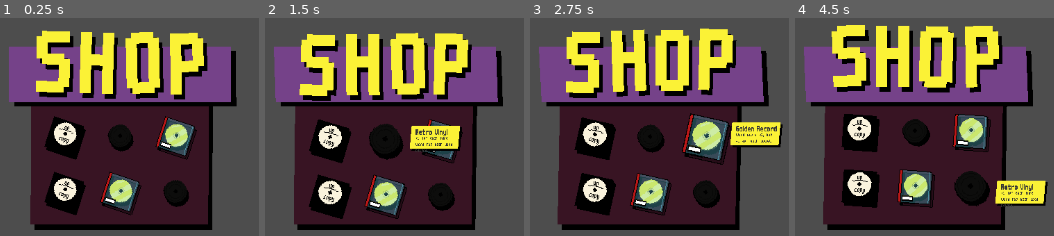
Above: before the commit, frames 1-4 (left to right).
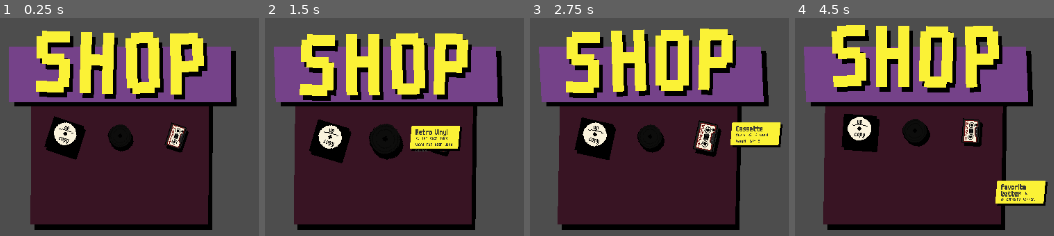
Above: after the commit, the same moments.

Repository: LiranDat/Spitandspell
Game: Godot game, scene res://shop.tscn
Same seed, same stepped clock (60 frames per second), same inputs: the game is played once before the commit and once after it. This scene is started directly instead of the project's main scene.
Inputs (mouse positions are in pixels of both pictures, inside the frame that each line leads up to):
- Up to frame 1 (0.25 s): no input
- Up to frame 2 (1.5 s): move the mouse to (329, 135) at 0.52 s; click (329, 135) at 0.67 s; move the mouse to (384, 135) at 1.27 s; click (384, 135) at 1.42 s
- Up to frame 3 (2.75 s): move the mouse to (706, 135) at 2.02 s; click (706, 135) at 2.17 s
- Up to frame 4 (4.5 s): move the mouse to (859, 190) at 2.77 s; click (859, 190) at 2.92 s; move the mouse to (914, 190) at 3.52 s; click (914, 190) at 3.67 s; move the mouse to (971, 190) at 4.27 s; click (971, 190) at 4.42 s

The runs differ from the first frame. In frame 1, 6.9% of the frame differs, in the area x 16-77%, y 44-91%; in frame 2, 6.0%; in frame 3, 9.0%, in the area x 16-96%, y 43-91%; in frame 4, 8.7%.

Commit message:
Update sprites and add money display

Diff:
--- a/WordTest.tscn
+++ b/WordTest.tscn
@@ -1,7 +1,8 @@
-[gd_scene load_steps=4 format=3 uid="uid://cmc88a1l4judd"]
+[gd_scene load_steps=5 format=3 uid="uid://cmc88a1l4judd"]
 
 [ext_resource type="Script" uid="uid://cakbqqduqtwqp" path="res://word_test.gd" id="1_u4q7v"]
 [ext_resource type="FontFile" uid="uid://d3cgo0kxecwrs" path="res://fonts/m5x7.ttf" id="2_llqth"]
+[ext_resource type="PackedScene" uid="uid://77lr31d7he8j" path="res://money.tscn" id="3_5fqxb"]
 [ext_resource type="PackedScene" uid="uid://u43n1seeoccq" path="res://album.tscn" id="4_5fqxb"]
 
 [node name="WordTest" type="Control"]
@@ -37,6 +38,9 @@
 [node name="Letters" type="Node2D" parent="Panel"]
 position = Vector2(13, 286)
 
+[node name="Money" parent="Panel" instance=ExtResource("3_5fqxb")]
+position = Vector2(264, 197)
+
 [node name="AlbumRoot" parent="." instance=ExtResource("4_5fqxb")]
 position = Vector2(504, 285)
 
--- a/album.gd
+++ b/album.gd
@@ -38,7 +38,7 @@
 	#["id","title","description","price"]
 	$Tooltip/AlbumName.text = albumInfo["title"]
 	$Tooltip/AlbumDescription.text = albumInfo["description"]
-	$Tooltip/Price.text = albumInfo["price"]
+	$Tooltip/Price.text = albumInfo["price"]+ " $"
 
 
 func appear():
@@ -98,7 +98,6 @@
 	tween = create_tween()
 
 func _on_enter_area_mouse_entered() -> void:
-
 	$EnterArea.input_pickable = false
 	$ExitArea.input_pickable = false
 	await get_tree().create_timer(0.1)
--- a/album.tscn
+++ b/album.tscn
@@ -87,8 +87,8 @@
 fit_content = true
 scroll_active = false
 horizontal_alignment = 2
-visible_characters = 1
-visible_ratio = 0.357143
+visible_characters = 6
+visible_ratio = 1.2
 
 [node name="TooltipBox" type="Polygon2D" parent="Tooltip"]
 position = Vector2(-24, -24)
--- /dev/null
+++ b/money.gd
@@ -0,0 +1,16 @@
+extends Node2D
+var time = 0.0
+
+var money : int = 0:
+	set(value):
+		money = value
+		$Bill/Label.text = money
+
+func _process(delta: float) -> void:
+
+	sway(delta)
+
+func sway(delta):
+	$Bill.position.y = sin(time)*6.0
+	time+=delta
+	pass
--- /dev/null
+++ b/money.tscn
@@ -0,0 +1,44 @@
+[gd_scene load_steps=4 format=3 uid="uid://77lr31d7he8j"]
+
+[ext_resource type="Texture2D" uid="uid://borolagvwhugb" path="res://aseprite/bill.png" id="1_rx0qk"]
+[ext_resource type="Script" uid="uid://sl6mplhkatj2" path="res://money.gd" id="1_saf51"]
+[ext_resource type="FontFile" uid="uid://6ybbtdjigu8h" path="res://fonts/m6x11.ttf" id="2_saf51"]
+
+[node name="Money" type="Node2D"]
+script = ExtResource("1_saf51")
+
+[node name="Bill" type="Sprite2D" parent="."]
+texture = ExtResource("1_rx0qk")
+
+[node name="Shadow" type="Sprite2D" parent="Bill"]
+modulate = Color(0, 0, 0, 1)
+show_behind_parent = true
+position = Vector2(4, 4)
+texture = ExtResource("1_rx0qk")
+
+[node name="Label" type="RichTextLabel" parent="Bill"]
+z_index = 1
+clip_contents = false
+offset_left = -22.0
+offset_top = -7.0
+offset_right = 14.0
+offset_bottom = 33.0
+theme_override_fonts/normal_font = ExtResource("2_saf51")
+bbcode_enabled = true
+text = "[wave]100"
+fit_content = true
+scroll_active = false
+autowrap_mode = 0
+horizontal_alignment = 1
+
+[node name="Label" type="RichTextLabel" parent="Bill/Label"]
+z_index = 1
+clip_contents = false
+offset_right = 43.0
+offset_bottom = 14.0
+theme_override_fonts/normal_font = ExtResource("2_saf51")
+bbcode_enabled = true
+text = "[right]$"
+fit_content = true
+scroll_active = false
+autowrap_mode = 0
--- a/shop.gd
+++ b/shop.gd
@@ -5,7 +5,7 @@
 func _ready():
 	for i in range(6):
 		var album = albumScene.instantiate()
-		album.albumNumber=randi_range(0,3)
+		album.albumNumber=randi_range(0,5)
 		album.updateAlbumInfo()
 		album.position = Vector2((float(i%3)-1)*80.0,float(i/3)*80.0)
 		$Albums.add_child(album)
Not shown, changed: albums.xml
Binary file added: aseprite/bill.png
Not shown, added: aseprite/bill.png.import
Binary file changed: aseprite/sprites.aseprite
Not shown, added: money.gd.uid
